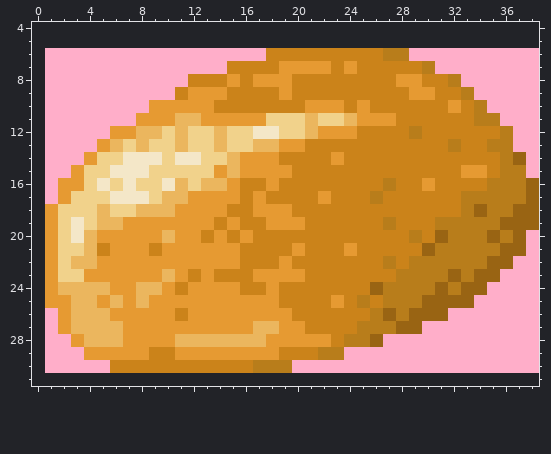
Two states of a pixel-art sprite, Assets/Graphics/broetchen1.png. Above: the version before the commit.
The file is 38x25 pixels. Shown: x 0..38, y 4..31. The old version is drawn lined up with the new one, on the new canvas.
Once edited:
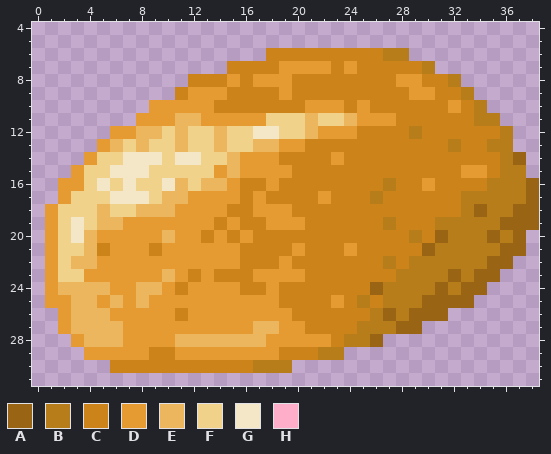
Palette (. is transparent): A #996413  B #b87d1b  C #cb831a  D #e69a32  E #ebb65e  F #f1d28b  G #f4e7c8  H #ffaec9
What changed:
canvas 38x25 -> 39x39, the old top-left corner now at 1,6
Changed rows in their new state; - is an unchanged pixel.
first column x 1:
 6 .................-----------..........
 7 ..............----------------........
 8 ...........---------------------......
 9 ..........-----------------------.....
10 ........--------------------------....
11 .......----------------------------...
12 .....-------------------------------..
13 ....--------------------------------..
14 ...----------------------------------.
15 ..-----------------------------------.
16 .-------------------------------------
17 .-------------------------------------
20 -------------------------------------.
21 -------------------------------------.
22 ------------------------------------..
23 -----------------------------------...
24 ----------------------------------....
25 ---------------------------------.....
26 .------------------------------.......
27 .----------------------------.........
28 ..------------------------............
29 ...--------------------...............
30 .....--------------...................
Changed places in both pictures, as pixel boxes (x1, y1, x2, y2):
erased: (45, 48, 266, 204)
erased: (409, 48, 539, 178)
erased: (292, 230, 539, 373)
erased: (45, 308, 110, 373)
